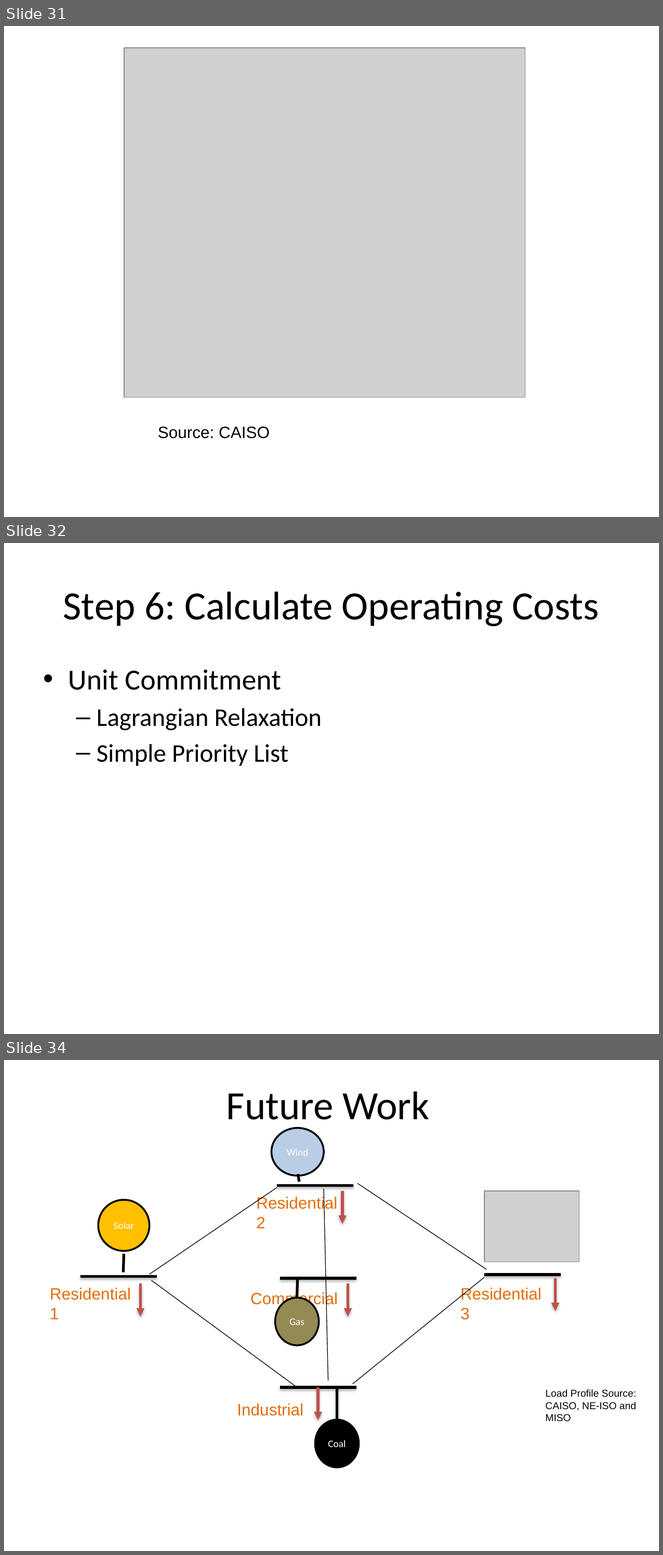
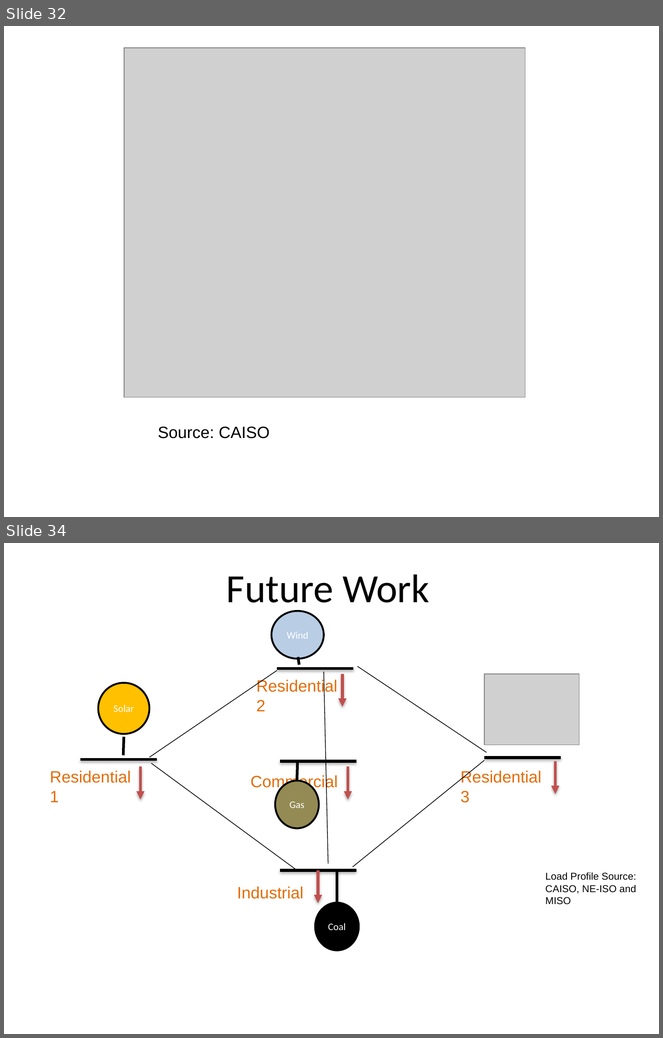
Before and after one commit to akantamn/EE5230-Project, a slide deck: Presentation/EE-Project-Presentation.pptx. Shown one above the other, each under a label of ours: slides 31, 32 and 34 before the commit, slides 32 and 34 after it; the slides between them are not shown. The pictures are 663x1555 and 663x1038 pixels, drawn with LibreOffice and Linux fonts; fonts in the diff are those of the drawing; grey boxes stand for pictures; background and template pictures are left out. Boxes give left, top, right and bottom in pixels: in the first picture for what was removed or moved away, otherwise in the second. Text is boxed around its words. In the diff, an @@ line names an element or a change of style, - is before the commit and + after.

```diff
--- a/Presentation/EE-Project-Presentation.pptx
+++ b/Presentation/EE-Project-Presentation.pptx
@@ slide 32 removed at <box>4,543,659,1034</box>, background picture (left out) @@
@@ title removed at <box>63,591,599,627</box> @@
-Step 6: Calculate Operating Costs
@@ text removed at <box>68,669,322,766</box> @@
-• Unit Commitment
-  – Lagrangian Relaxation
-  – Simple Priority List
@@ what was slide 31 is now slide 32 @@
```
Also in this commit, not shown: 7 slides changed, 2 slides added, 1 other slide removed.
